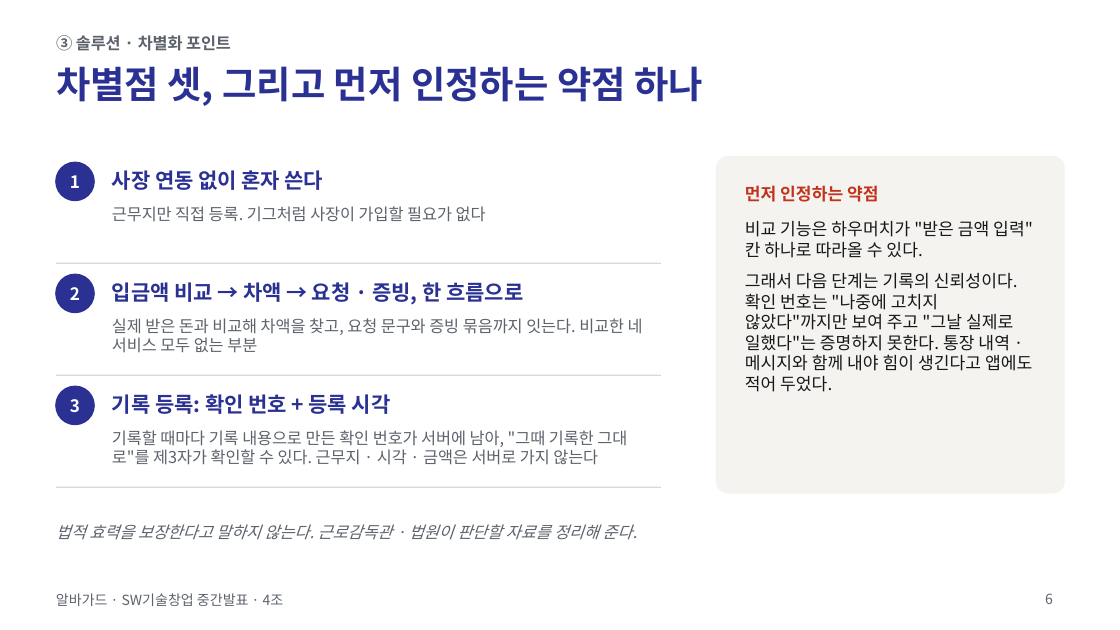
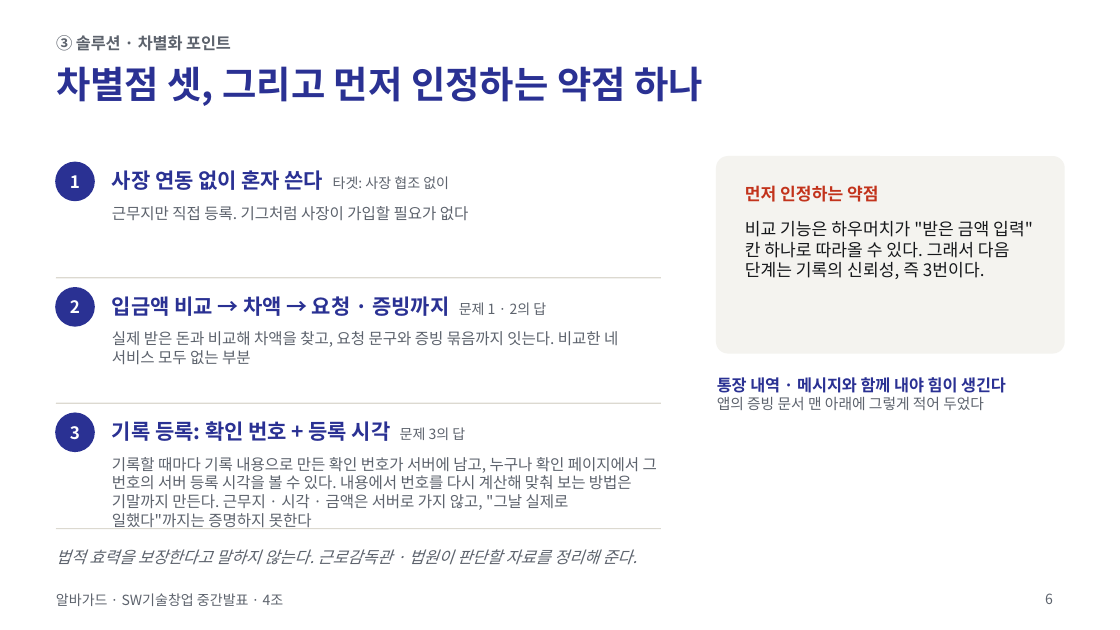
Before and after one commit to jihooni217/albaguard, a slide deck: slide 6 of docs/06_중간발표_PPT.pptx. Drawn at 1120x630 pixels with LibreOffice and Linux fonts; fonts in the diff are those of the drawing. Boxes give left, top, right and bottom in pixels: in the first picture for what was removed or moved away, otherwise in the second. Text is boxed around its words. In the diff, an @@ line names an element or a change of style, - is before the commit and + after.

```diff
--- a/docs/06_중간발표_PPT.pptx
+++ b/docs/06_중간발표_PPT.pptx
@@ text at (x1=112, y1=170, x2=449, y2=190): text changed @@
-사장 연동 없이 혼자 쓴다
+사장 연동 없이 혼자 쓴다 타겟: 사장 협조 없이
@@ rounded rectangle resized from (x1=717, y1=157, x2=1064, y2=493) to (x1=717, y1=157, x2=1064, y2=353) @@
@@ rounded rectangle at (x1=717, y1=157, x2=1064, y2=353): proportions changed @@
@@ text "근무지만 직접 등록. 기그처럼 사장이 ..." at (x1=112, y1=206, x2=469, y2=220): size 10.5 to 10 pt @@
@@ text at (x1=745, y1=221, x2=1033, y2=279): text changed @@
-비교 기능은 하우머치가 "받은 금액 입력" 칸 하나로 따라올 수 있다.
-그래서 다음 단계는 기록의 신뢰성이다. 확인 번호는 "나중에 고치지 않았다"까지만 보여 주고 "그날 실제로 일했다"는 증명하지 못한다. 통장 내역 · 메시지와 함께 내야 힘이 생긴다고 앱에도 적어 두었다.
+비교 기능은 하우머치가 "받은 금액 입력" 칸 하나로 따라올 수 있다. 그래서 다음 단계는 기록의 신뢰성, 즉 3번이다.
@@ 1 text, 1 ellipse, 1 line moved together from (x1=56, y1=263, x2=661, y2=312) to (x1=56, y1=278, x2=661, y2=326) @@
@@ text at (x1=112, y1=296, x2=546, y2=316): text changed @@
-입금액 비교 → 차액 → 요청 · 증빙, 한 흐름으로
+입금액 비교 → 차액 → 요청 · 증빙까지 문제 1 · 2의 답
@@ text "실제 받은 돈과 비교해 차액을 ..." at (x1=112, y1=331, x2=618, y2=364): size 10.5 to 10 pt @@
@@ text "실제 받은 돈과 비교해 차액을 ..." moved from (x1=112, y1=318, x2=643, y2=353) to (x1=112, y1=331, x2=618, y2=364) @@
@@ text added at (x1=717, y1=377, x2=1006, y2=410), 10.5 pt, text #2A3193, bold @@
+통장 내역 · 메시지와 함께 내야 힘이 생긴다
+앱의 증빙 문서 맨 아래에 그렇게 적어 두었다
@@ text "3" moved from (x1=70, y1=399, x2=80, y2=412) to (x1=70, y1=426, x2=80, y2=439) @@
@@ ellipse moved from (x1=56, y1=386, x2=94, y2=424) to (x1=56, y1=413, x2=94, y2=451) @@
@@ line moved from (56, 375) - (661, 375) to (56, 403) - (661, 403) @@
@@ text at (x1=112, y1=421, x2=465, y2=441): text changed @@
-기록 등록: 확인 번호 + 등록 시각
+기록 등록: 확인 번호 + 등록 시각 문제 3의 답
@@ text at (x1=112, y1=457, x2=657, y2=529): text changed; size 10.5 to 10 pt @@
-기록할 때마다 기록 내용으로 만든 확인 번호가 서버에 남아, "그때 기록한 그대로"를 제3자가 확인할 수 있다. 근무지 · 시각 · 금액은 서버로 가지 않는다
+기록할 때마다 기록 내용으로 만든 확인 번호가 서버에 남고, 누구나 확인 페이지에서 그 번호의 서버 등록 시각을 볼 수 있다. 내용에서 번호를 다시 계산해 맞춰 보는 방법은 기말까지 만든다. 근무지 · 시각 · 금액은 서버로 가지 않고, "그날 실제로 일했다"까지는 증명하지 못한다
@@ line moved from (56, 487) - (661, 487) to (56, 529) - (661, 529) @@
@@ text "법적 효력을 보장한다고 말하지 않는다. ..." moved from (x1=56, y1=524, x2=637, y2=540) to (x1=56, y1=549, x2=637, y2=565) @@
```
Also in this commit, not shown: 14 other slides changed, 2 slides added, 1 slide removed, 12 other files.
